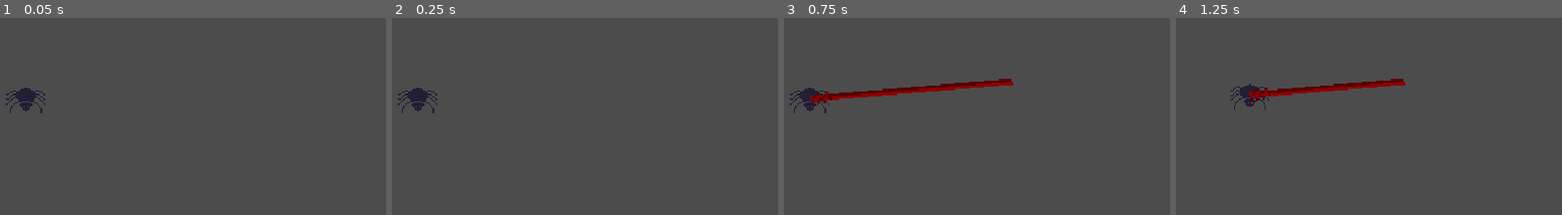
Above: before the commit, frames 1-4 (left to right).
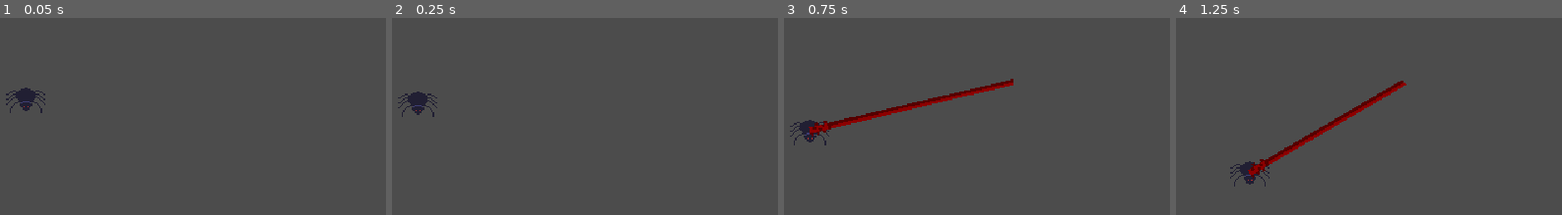
Above: after the commit, the same moments.

Repository: Heckin-Doggo/gmtk-game
Game: Godot game, scene res://levels/TestLevel.tscn
Two runs of this game, one before a commit and one after it. Both use one fixed random seed, a clock stepped at 60 frames per second and the inputs below.
Inputs (mouse positions are in pixels of both pictures, inside the frame that each line leads up to):
- Up to frame 1 (0.05 s): no input
- Up to frame 2 (0.25 s): no input
- Up to frame 3 (0.75 s): move the mouse to (1011, 81) at 0.52 s; click (1011, 81) at 0.67 s
- Up to frame 4 (1.25 s): no input

Frame 1 is identical in both runs. In frame 2, 0.4% of the frame differs, in the area x 1-12%, y 35-51%; in frame 3, 4.1%, in the area x 1-60%, y 30-65%; in frame 4, 3.6%.

Commit message:
you can remove webhooks in any order now

Diff:
--- a/game/Player.gd
+++ b/game/Player.gd
@@ -33,6 +33,13 @@
 func delete_hook(index):
 	var dead_hook = webhooks[index]
 	webhooks.remove(index)
+
+	var hook_index = 0
+	for hook in webhooks:
+		if hook_index >= index:
+			hook.set_index(hook_index)
+		hook_index += 1
+
 	dead_hook.queue_free()
 
 func _unhandled_input(event):
--- a/game/scenes/Player.tscn
+++ b/game/scenes/Player.tscn
@@ -8,7 +8,6 @@
 height = 17.4203
 
 [node name="Player" type="RigidBody2D"]
-gravity_scale = 0.0
 script = ExtResource( 1 )
 
 [node name="Sprite" type="Sprite" parent="."]
